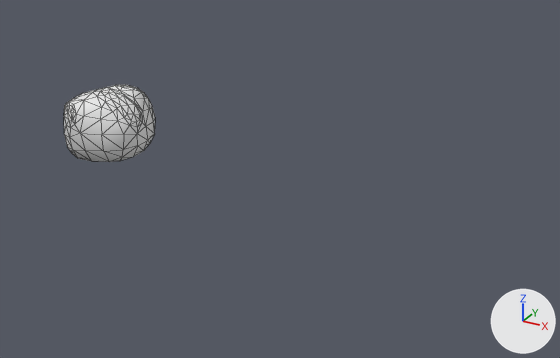
Two versions of the FBX model Assets/03_PROPS/01_Meshes/SM_rocher_02.fbx, one commit apart.
Rendered twice from a 50 mm camera at (4.13, -4.62, 2.45) aimed at (1.32, 0.5, -0.11). Every picture has the same lights, and +X, +Y and +Z are marked at lower right. Mesh edges are drawn as thin lines. Where no turn or scale is listed for an object, it has been applied to the vertices.

Objects in the first picture: 'SM_rocher_02'.
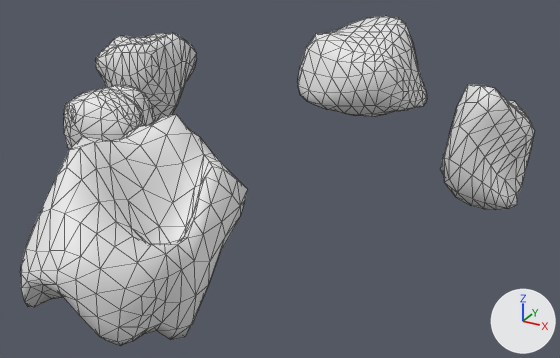
The newer file is also turned or shifted as a whole; pictures and numbers use the older file's frame.

Changed parts and their boxes [x1, y1, x2, y2] in the pictures (560 x 358 px):
'SM_rocher_05', added
    after: [21, 114, 248, 345]
'SM_rocher_01', added
    after: [298, 16, 427, 117]
'SM_rocher_03', added
    after: [440, 85, 535, 210]
'SM_rocher_04', added
    after: [95, 33, 197, 121]

Patch to the scene script:
```diff
--- a/Assets/03_PROPS/01_Meshes/SM_rocher_02.fbx.py
+++ b/Assets/03_PROPS/01_Meshes/SM_rocher_02.fbx.py
@@ me_mesh_1 @@
+me_mesh_1.from_pydata(...)  # 194 vertices, 384 faces; spans x -0.527..0.719, y -0.577..0.526, z -0.09..0.861
@@ me_mesh_003 @@
+me_mesh_003.from_pydata(...)  # 194 vertices, 384 faces; spans x -0.425..0.41, y -0.407..0.404, z -0.295..0.74
@@ me_mesh_002 @@
+me_mesh_002.from_pydata(...)  # 170 vertices, 336 faces; spans x -0.296..0.432, y -0.419..0.515, z -0.145..0.863
@@ me_mesh_004 @@
+me_mesh_004.from_pydata(...)  # 258 vertices, 512 faces; spans x -0.523..0.46, y -0.647..0.83, z -0.516..0.756
@@ ob_sm_rocher_01 @@
+ob_sm_rocher_01 = bpy.data.objects.new('SM_rocher_01', me_mesh_1)
+ob_sm_rocher_01.location = (1.195, 2.333, 0.0)
@@ ob_sm_rocher_04 @@
+ob_sm_rocher_04 = bpy.data.objects.new('SM_rocher_04', me_mesh_003)
+ob_sm_rocher_04.location = (-0.646, 1.353, 0.0)
@@ ob_sm_rocher_03 @@
+ob_sm_rocher_03 = bpy.data.objects.new('SM_rocher_03', me_mesh_002)
+ob_sm_rocher_03.location = (2.771, 0.94, 0.0)
@@ ob_sm_rocher_05 @@
+ob_sm_rocher_05 = bpy.data.objects.new('SM_rocher_05', me_mesh_004)
+ob_sm_rocher_05.location = (1.195, -1.211, 0.0)
```
